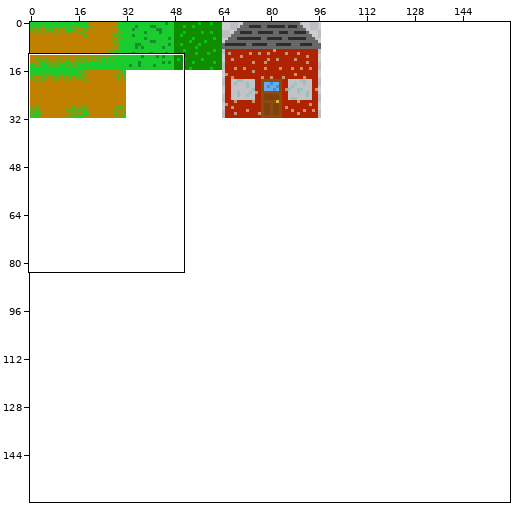
A sprite sheet gets an edit: PG1Assets/SpriteMap.png. The picture above shows the old version from afar; the outline marks the close-up.
Close-up. Before the edit:
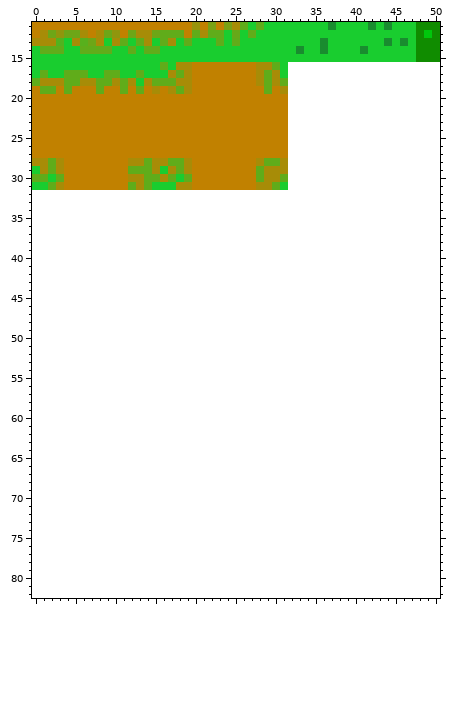
The file is 160x160 pixels. Colours within 5 levels of each other are drawn and written as one. Shown: x 0..50, y 11..82.
New version:
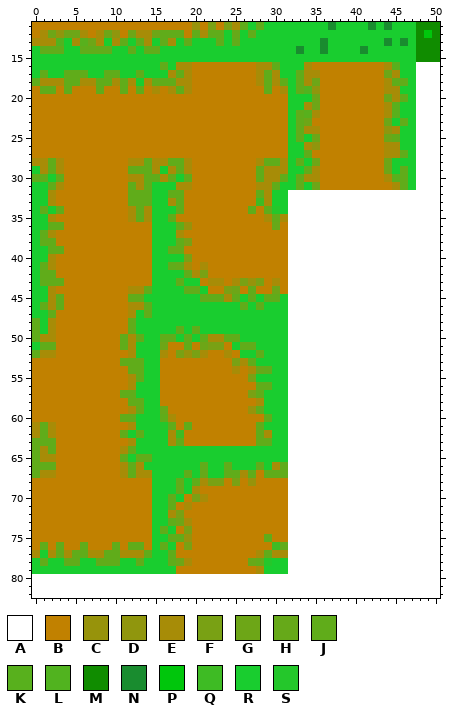
Palette (. is transparent): A #ffffff  B #c18100  C #97930b  D #90960d  E #a78c07  F #79a114  G #6da617  H #66a919  J #60ac1a  K #58b01d  L #51b31f  M #108c00  N #198c2f  P #00c60c  Q #3ebb24  R #19cd2f  S #24c72b
Change:
Changed rows in their new state; - is an unchanged pixel.
first column x 0:
16 --------------------------------RREBBBBBBBBBEKRR
17 --------------------------------RJEEBBBBBBBBGERR
18 --------------------------------RJEGBBBBBBBBEJJR
19 --------------------------------RJLDBBBBBBBBEERR
20 --------------------------------RRRGBBBBBBBBGEJR
21 --------------------------------RREGBBBBBBBBEKRR
22 --------------------------------RJKEBBBBBBBBEKRR
23 --------------------------------RJGBBBBBBBBBGRJR
24 --------------------------------RJEEBBBBBBBBDERR
25 --------------------------------RJRGBBBBBBBBGJRR
26 --------------------------------RREDBBBBBBBBEERR
27 --------------------------------RRJBBBBBBBBBEEJR
28 --------------------------------RJRGBBBBBBBBGRRR
29 --------------------------------RRJEBBBBBBBBGRJR
30 --------------------------------RJEEBBBBBBBBEKJR
31 --------------------------------RJRGBBBBBBBBBEJR
32 RREBBBBBBBBBJJJRRJJBBBBBBBBBJERR----------------
33 RREBBBBBBBBBJJJRREJBBBBBBBBBQERR----------------
34 RJRJBBBBBBBBEJERRRJBBBBBBBBJBJSR----------------
35 RREBBBBBBBBBEJERRJBBBBBBBBBBBEJE----------------
36 RRJJBBBBBBBBBBBRRRJCBBBBBBBBBBHB----------------
37 RJEBBBBBBBBBBBBRRREBBBBBBBBBBBBB----------------
38 RJJBBBBBBBBBBBBRRRJFBBBBBBBBBBBB----------------
39 RRJJBBBBBBBBBBBRRJJBBBBBBBBBBBBB----------------
40 RREBBBBBBBBBBBBRRRRFBBBBBBBBBBBB----------------
41 RJEBBBBBBBBBBBBRRJHEBEBBBBBBBBBB----------------
42 RJJBBBBBBBBBBBBRRRRJEFBBBBBBBBBB----------------
43 RJJJBBBBBBBBBBBRRRJRRBEEBEFCFBEB----------------
44 RREBBBBBBBBBEEJRRRRJJRBBFGBJBBGB----------------
45 RREJBBBBBBBBJJRRRRRRRJJJEJRJRJJR----------------
46 RJEJBBBBBBBBEEJRRRRRRRRRRRJRJRRR----------------
47 RRJBBBBBBBBBERJRRRRRRRRRRRRRRRRR----------------
48 JREBBBBBBBBBJRRRRRRRRRRRRRRRRRRR----------------
49 JREBBBBBBBBBJRRRRRJRJRRRRRRRRRRR----------------
50 JEEBBBBBBBBJEJRRJJRJRJEEJJRRRRRR----------------
51 RJJBBBBBBBBJERRRGBBJBGFFBRJJRRRR----------------
52 JEEBBBBBBBBBERRREBFCFEBBEBRRJRRR----------------
53 BBBBBBBBBBBJJJRRBBBBBBBBBFEJRRRR----------------
54 BBBBBBBBBBBBJJRRBBBBBBBBBEBEHJRR----------------
55 BBBBBBBBBBBBEJRRBBBBBBBBBBBFRRRR----------------
56 BBBBBBBBBBBBERRRBBBBBBBBBBBBJJRR----------------
57 BBBBBBBBBBBJJRRRBBBBBBBBBBBFJRRR----------------
58 BBBBBBBBBBBBJJRRBBBBBBBBBBBBERRR----------------
59 BBBBBBBBBBBBEJRRHBBBBBBBBBBCJRRR----------------
60 BBBBBBBBBBBJJRRRJEBBBBBBBBBBBJRR----------------
61 EJEBBBBBBBBBERRRSJBJBBBBBBBBJRRR----------------
62 EJEBBBBBBBBJRJRRREQBBBBBBBBBJERR----------------
63 JJJBBBBBBBBBERRRREJBBBBBBBBBJJRR----------------
64 JEJBBBBBBBBEJRRRRRRRRRRRRRRRRRRR----------------
65 JEEBBBBBBBBJRJJRRRRRRRRRRRRRRRRR----------------
66 JJJBBBBBBBBEJERRRRRRRJRRJRRRJREJ----------------
67 JEEBBBBBBBBEJEERRRRJRHRRJJEJBJJJ----------------
68 BBBBBBBBBBBBBBBRRRJRJEFFBFBCBBBB----------------
69 BBBBBBBBBBBBBBBRRRJREBBBBBBBBBBB----------------
70 BBBBBBBBBBBBBBBRRJRBFEBBBBBBBBBB----------------
71 BBBBBBBBBBBBBBBRRJBEBBBBBBBBBBBB----------------
72 BBBBBBBBBBBBBBBRREFBBBBBBBBBBBBB----------------
73 BBBBBBBBBBBBBBBRRJGEBBBBBBBBBBBB----------------
74 BBBBBBBBBBBBBBBRJRBFBBBBBBBBBBBB----------------
75 BBBBBBBBBBBBBBBRRJJCBBBBBBBBBJBB----------------
76 BJBJBBJBBBJBJJBRJRBFBBBBBBBBBBQJ----------------
77 EREJEJJEEJJEEEJRRJBBBBBBBBBBEJEE----------------
78 RJRRJJRRJJJRRJRRRJGEBBBBBBBHJSRR----------------
79 RRRRRRRRRRRRRRRRRRBBBBBBBBBBERRR----------------
